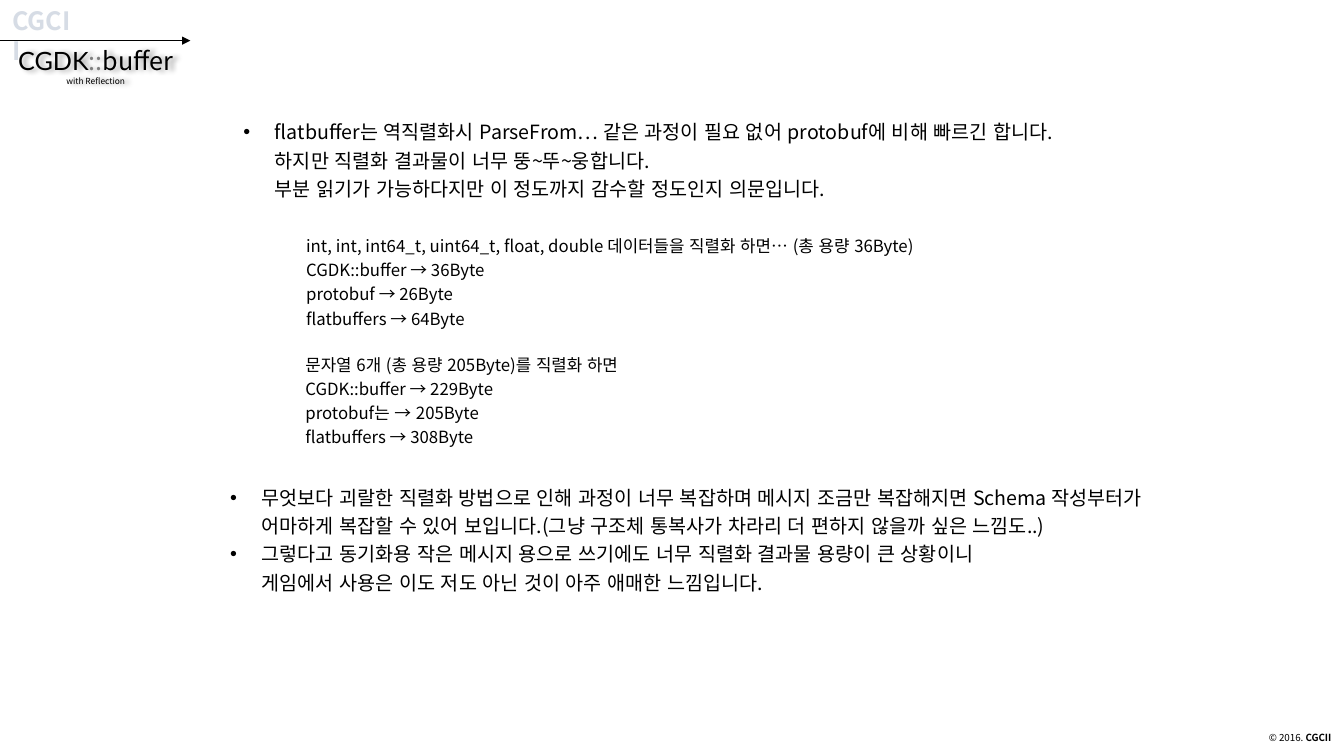
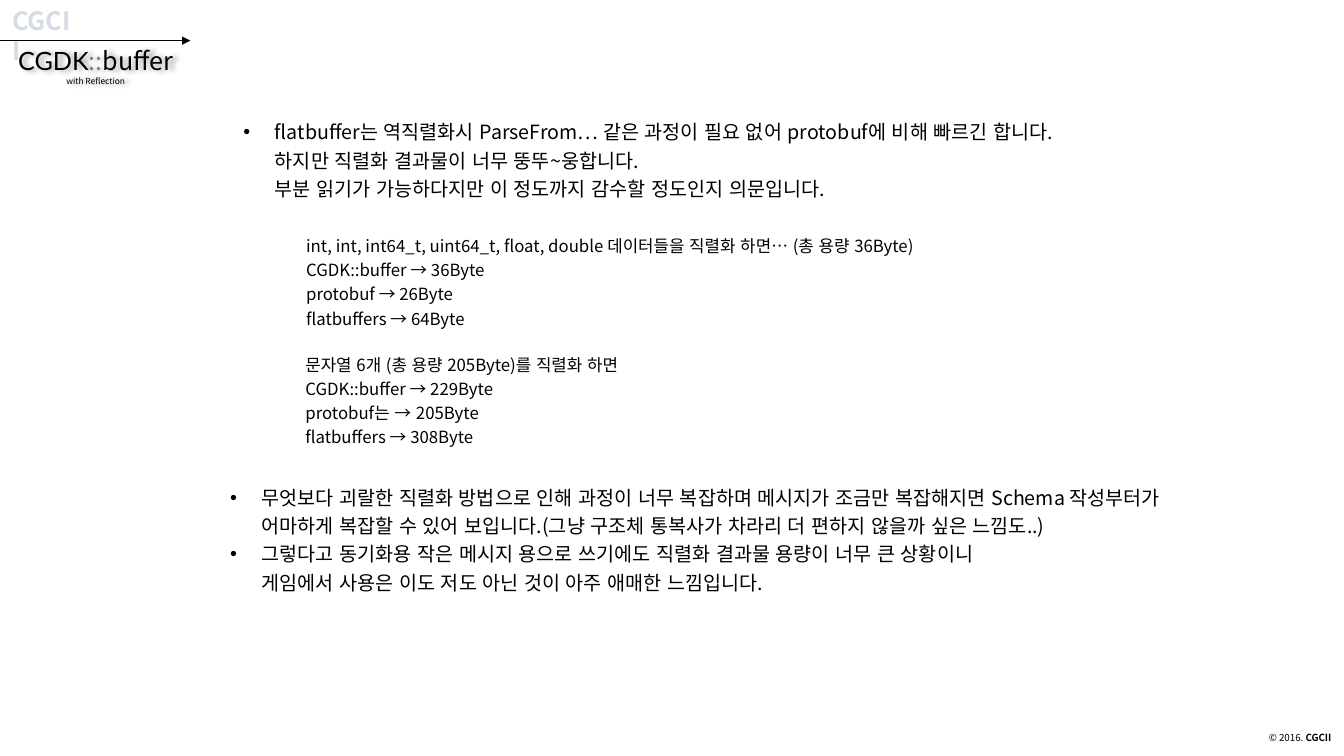
Before and after one commit to CGLabs/CGDK.buffer, a slide deck: slide 72 of C++/document/intruduce_CGDK.buffer.pptx. Drawn at 1344x756 pixels with LibreOffice and Linux fonts; fonts in the diff are those of the drawing. Boxes give left, top, right and bottom in pixels: in the first picture for what was removed or moved away, otherwise in the second. Text is boxed around its words. In the diff, an @@ line names an element or a change of style, - is before the commit and + after.

```diff
--- a/C++/document/intruduce_CGDK.buffer.pptx
+++ b/C++/document/intruduce_CGDK.buffer.pptx
@@ text at [275,122,1053,198]: text changed @@
-• flatbuffer는 역직렬화시 ParseFrom… 같은 과정이 필요 없어 protobuf에 비해 빠르긴 합니다.
-  하지만 직렬화 결과물이 너무 뚱~뚜~웅합니다.
-  부분 읽기가 가능하다지만 이 정도까지 감수할 정도인지 의문입니다.
+• flatbuffer는 역직렬화시 ParseFrom… 같은 과정이 필요 없어 protobuf에 비해 빠르긴 합니다.
+  하지만 직렬화 결과물이 너무 뚱뚜~웅합니다.
+  부분 읽기가 가능하다지만 이 정도까지 감수할 정도인지 의문입니다.
@@ text at [262,488,1160,592]: text changed @@
-• 무엇보다 괴랄한 직렬화 방법으로 인해 과정이 너무 복잡하며 메시지 조금만 복잡해지면 Schema 작성부터가 어마하게 복잡할 수 있어 보입니다.(그냥 구조체 통복사가 차라리 더 편하지 않을까 싶은 느낌도..)
-• 그렇다고 동기화용 작은 메시지 용으로 쓰기에도 너무 직렬화 결과물 용량이 큰 상황이니
-  게임에서 사용은 이도 저도 아닌 것이 아주 애매한 느낌입니다.
+• 무엇보다 괴랄한 직렬화 방법으로 인해 과정이 너무 복잡하며 메시지가 조금만 복잡해지면 Schema 작성부터가 어마하게 복잡할 수 있어 보입니다.(그냥 구조체 통복사가 차라리 더 편하지 않을까 싶은 느낌도..)
+• 그렇다고 동기화용 작은 메시지 용으로 쓰기에도 직렬화 결과물 용량이 너무 큰 상황이니
+  게임에서 사용은 이도 저도 아닌 것이 아주 애매한 느낌입니다.
```
Also in this commit, not shown: 17 other slides changed, 1 other file.
